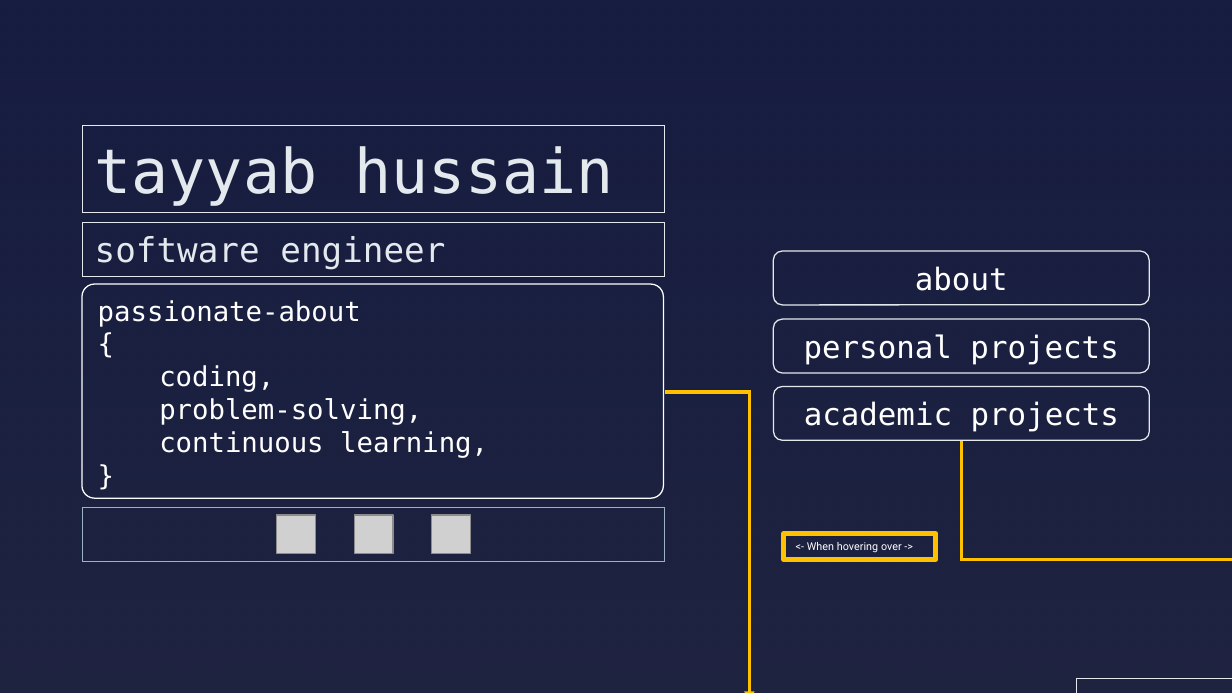
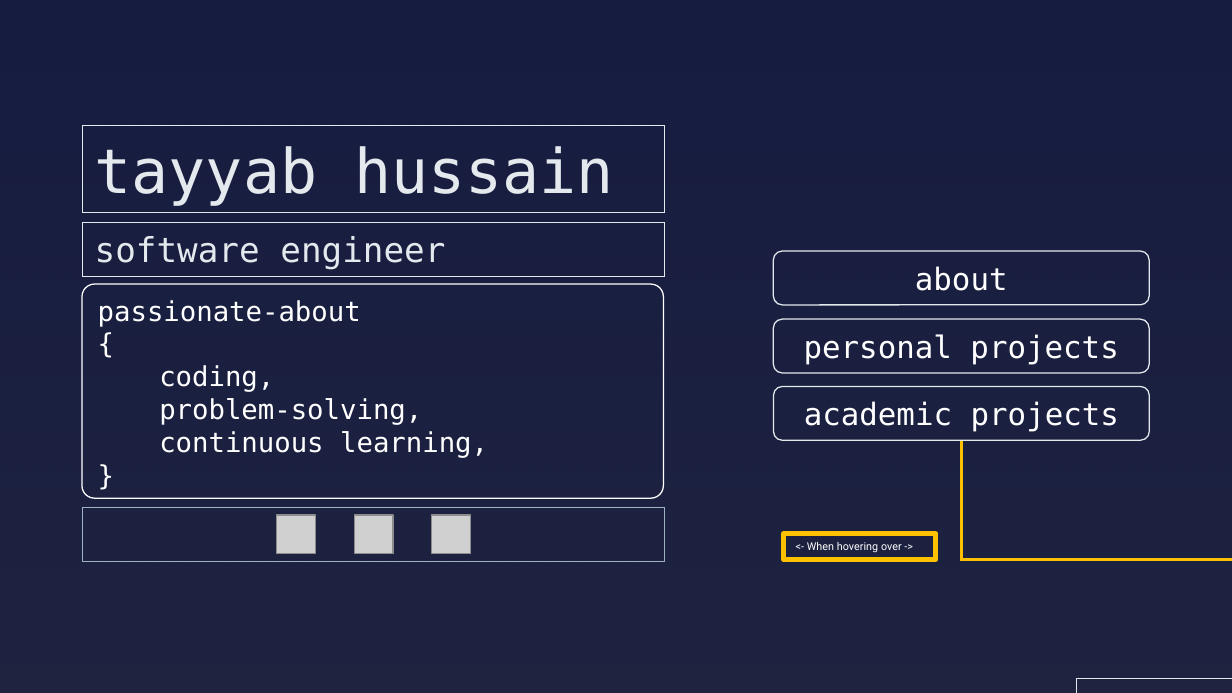
Before and after one commit to tayyab-07/Codecademy-Full-Stack, a slide deck: slide 2 of Portfolio-Project-Personal-Portfolio-Website/Wireframes.pptx. Drawn at 1232x693 pixels with LibreOffice and Linux fonts; fonts in the diff are those of the drawing; grey boxes stand for pictures; background and template pictures are left out. Boxes give left, top, right and bottom in pixels: in the first picture for what was removed or moved away, otherwise in the second. Text is boxed around its words. In the diff, an @@ line names an element or a change of style, - is before the commit and + after.

```diff
--- a/Portfolio-Project-Personal-Portfolio-Website/Wireframes.pptx
+++ b/Portfolio-Project-Personal-Portfolio-Website/Wireframes.pptx
@@ elbow arrow removed from (664, 392) to (749, 693) @@
```
Also in this commit, not shown: 6 slides added, 1 slide removed, 10 other files.
